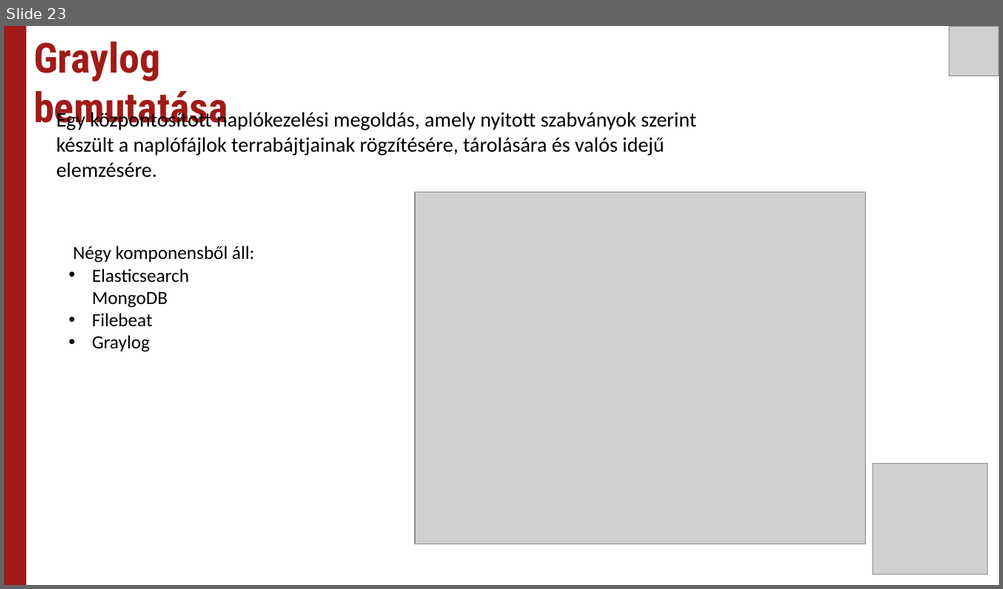
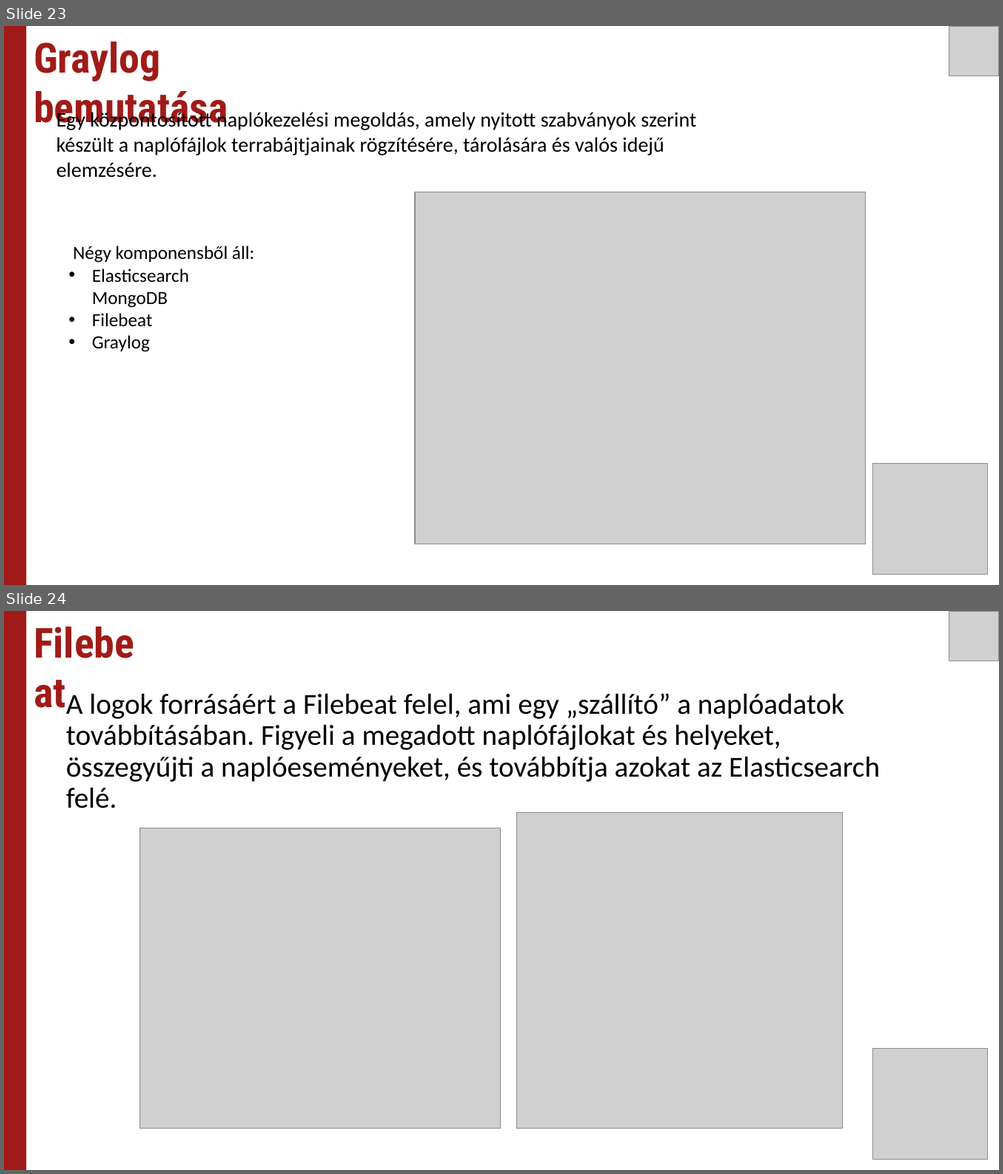
Before and after one commit to Uni-Sopron/temalabor-o21-I-NEW-Centralized-log-server, a slide deck: Témalabor - Centralized log server.pptx. Shown one above the other, each under a label of ours: slide 23 before the commit, slides 23 and 24 after it. The pictures are 1003x589 and 1003x1174 pixels, drawn with LibreOffice and Linux fonts; fonts in the diff are those of the drawing; grey boxes stand for pictures. Boxes give left, top, right and bottom in pixels: in the first picture for what was removed or moved away, otherwise in the second. Text is boxed around its words. In the diff, an @@ line names an element or a change of style, - is before the commit and + after.

```diff
--- a/Témalabor - Centralized log server.pptx
+++ b/Témalabor - Centralized log server.pptx
@@ slide 24 added at <box>4,611,999,1170</box>, background #FFFFFF @@
@@ rectangle added at <box>4,611,26,1170</box>, fill #A01B17 @@
@@ picture added at <box>948,611,999,661</box> @@
@@ text added at <box>66,693,879,809</box>, 28 pt, text #000000 @@
+A logok forrásáért a Filebeat felel, ami egy „szállító” a naplóadatok továbbításában. Figyeli a megadott naplófájlokat és helyeket, összegyűjti a naplóeseményeket, és továbbítja azokat az Elasticsearch felé.
@@ text added at <box>303,693,397,715</box>, 40 pt, text #A01B17, bold @@
+Filebeat
@@ picture added at <box>140,829,500,1130</box> @@
@@ picture added at <box>517,812,842,1129</box> @@
@@ picture added at <box>874,1049,988,1160</box> @@
```
Also in this commit, not shown: 3 other slides added, 2 slides removed.
